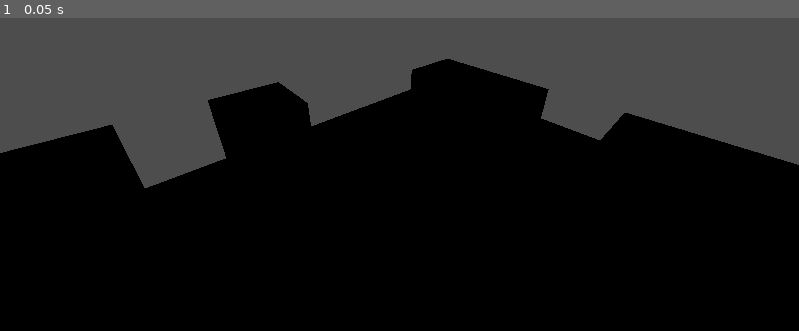
Above: before the commit, frame 1.
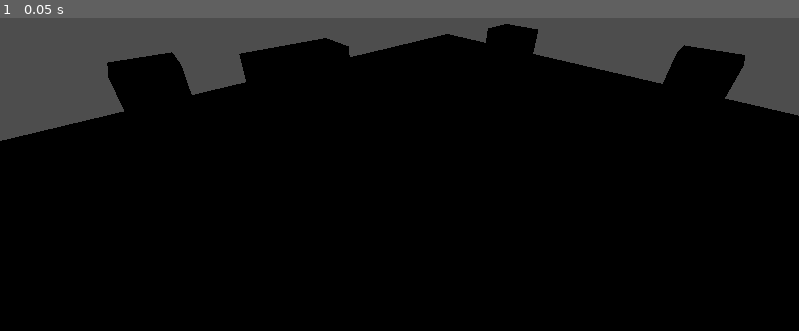
Above: after the commit, the same moment.

Repository: npoy/3d-roguelike-poc
Game: Godot game, scene res://Level/LevelGenerator/LevelGenerator.tscn
Two runs of this game, one before a commit and one after it. Both use one fixed random seed, a clock stepped at 60 frames per second and the inputs below.
Inputs:
- Up to frame 1 (0.05 s): no input

The runs differ from the first frame. In frame 1, 17% of the frame differs, in the area x 0-100%, y 1-55%.

Commit message:
Level generator: Added random coords, rng seed and random height wip

Diff:
--- a/Level/LevelGenerator/LevelGenerator.gd
+++ b/Level/LevelGenerator/LevelGenerator.gd
@@ -5,29 +5,64 @@
 @export var ObstacleScene: PackedScene
 
 @export_range(1, 21) var map_width: int = 11:
-	get:
-		return map_width
+	get: return map_width
 	set(value):
 		map_width = value
 		generate_map()
 
 @export_range(1, 15) var map_depth: int = 11:
-	get:
-		return map_depth
+	get: return map_depth
 	set(value):
 		map_depth = value
 		generate_map()
 
-@export_range(0, 1, 0.05) var obstacle_ratio: float = 0.2:
-	get:
-		return obstacle_ratio
+@export_range(0, 1, 0.05) var obstacle_density: float = 0.2:
+	get: return obstacle_density
 	set(value):
-		obstacle_ratio = value
+		obstacle_density = value
 		generate_map()
+
+@export_range(1, 5) var obstacle_max_height: float = 5:
+	get: return obstacle_max_height
+	set(value):
+		obstacle_max_height = max(value, obstacle_min_height)
+		generate_map()
+
+@export_range(1, 5) var obstacle_min_height: float = 1:
+	get: return obstacle_min_height
+	set(value):
+		obstacle_min_height = min(value, obstacle_max_height)
+		generate_map()
+
+@export var rng_seed: int:
+	get: return rng_seed
+	set(value):
+		rng_seed = value
+		generate_map()
+
+var map_coords: Array = []
+
+class Coord:
+	var x: int
+	var z: int
+
+	func _init(x: int, z: int):
+		self.x = x
+		self.z = z
+
+	func _to_string():
+		# (x, z)
+		return "{" + str(x) + ", " + str(z) + "}"
 
 # Called when the node enters the scene tree for the first time.
 func _ready():
 	generate_map() # TODO: Create make_odd method? check later
+
+func fill_map_coords() -> void:
+	map_coords = []
+	for x in range(map_width):
+		for z in range(map_depth):
+			map_coords.append(Coord.new(x, z))
 
 func generate_map() -> void:
 	clear_map()
@@ -46,11 +81,17 @@
 	add_child(ground)
 
 func add_obstacles():
-	for x in range(map_width):
-		for z in range(map_depth):
-			if(randf() < obstacle_ratio):
-				var obstacle_position: Vector3 = Vector3(x, 1, z)
-				obstacle_position -= Vector3(map_width/2, 0, map_depth/2)
-				var obstacle: CSGBox3D = ObstacleScene.instantiate()
-				obstacle.global_transform.origin = obstacle_position
-				add_child(obstacle)
+	fill_map_coords()
+	seed(rng_seed)
+	map_coords.shuffle()
+	var obstacle_qty: int = map_coords.size() * obstacle_density
+	if (obstacle_qty > 0):
+		for coord in map_coords.slice(0, obstacle_qty):
+			add_obstacle_at(coord)
+
+func add_obstacle_at(coord: Coord):
+	var obstacle_position: Vector3 = Vector3(coord.x, 1, coord.z)
+	obstacle_position -= Vector3(map_width/2, 0, map_depth/2)
+	var obstacle: CSGBox3D = ObstacleScene.instantiate()
+	obstacle.global_transform.origin = obstacle_position
+	add_child(obstacle)
--- a/Level/LevelGenerator/LevelGenerator.tscn
+++ b/Level/LevelGenerator/LevelGenerator.tscn
@@ -8,9 +8,12 @@
 script = ExtResource("1_uk1ai")
 GroundScene = ExtResource("2_6pxsw")
 ObstacleScene = ExtResource("3_bq0al")
-map_width = 9
-map_depth = 9
-obstacle_ratio = 0.4
+map_width = 19
+map_depth = 15
+obstacle_density = 0.1
+obstacle_max_height = 1.686
+obstacle_min_height = 1.686
+rng_seed = 1
 
 [node name="Camera3D" type="Camera3D" parent="."]
 transform = Transform3D(0.739468, 0.302579, -0.60136, 0.00859971, 0.888977, 0.457871, 0.673137, -0.343752, 0.654768, 0, 3.31132, 0)
